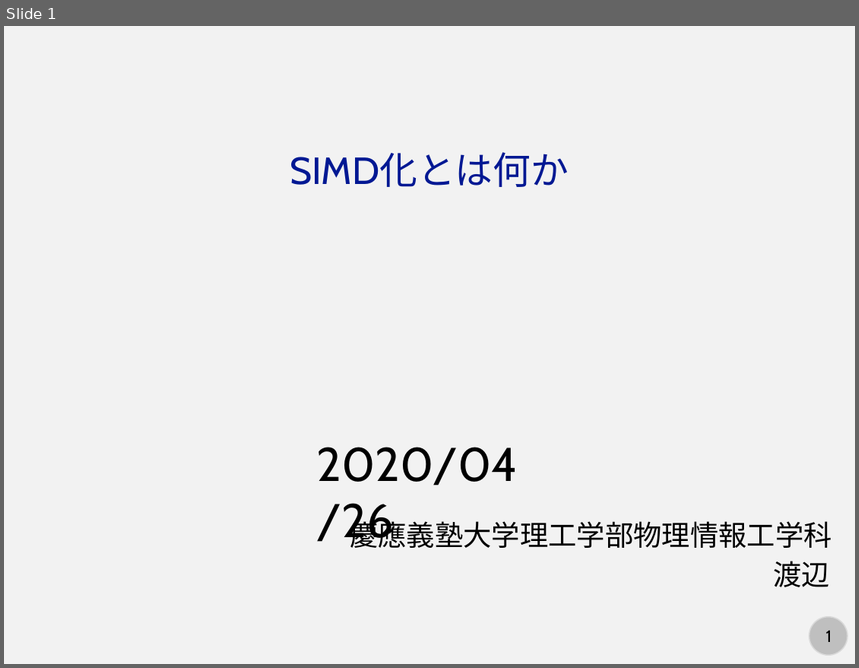
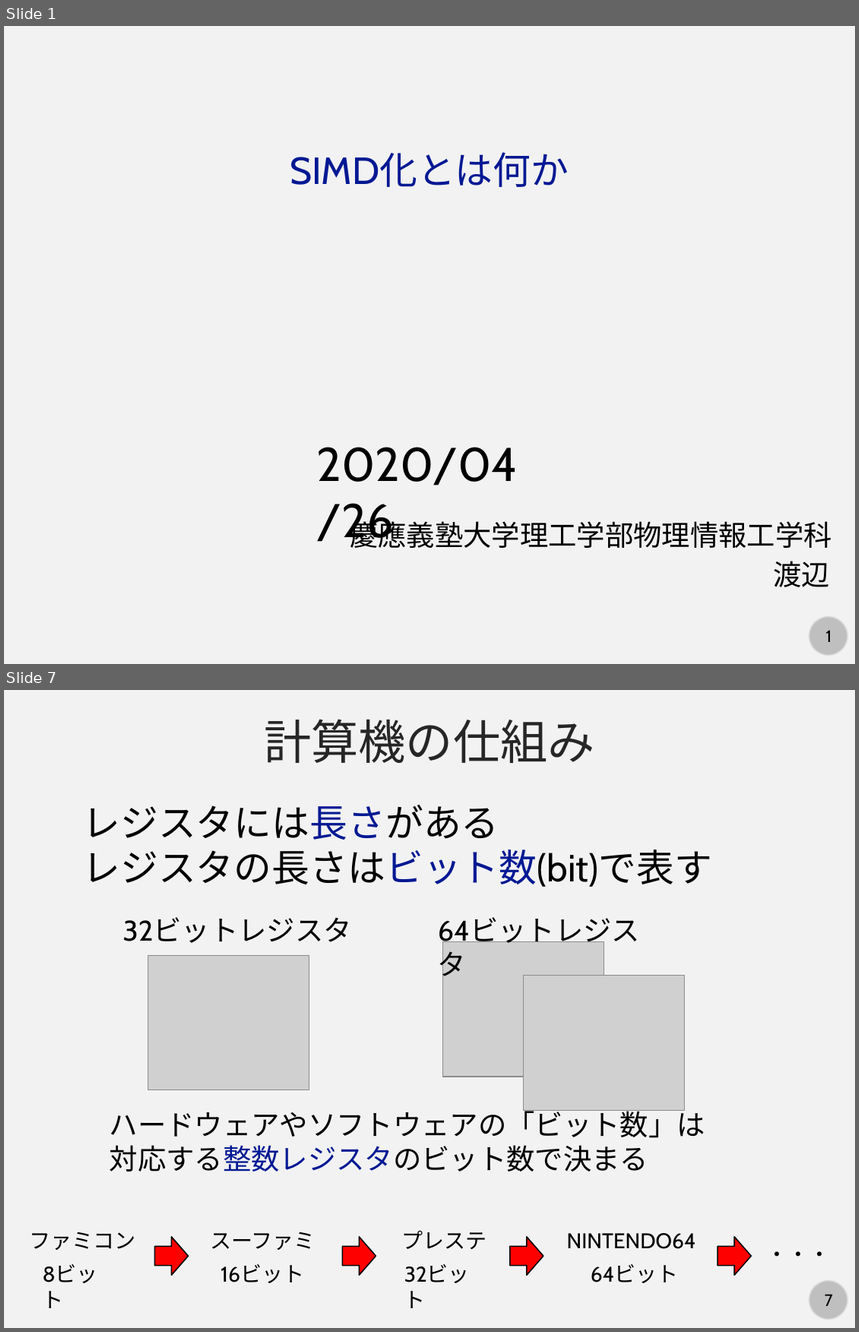
Before and after one commit to kaityo256/lab_startup, a slide deck: simd/fig/what_is_simd.pptx. Shown one above the other, each under a label of ours: slide 1 before the commit, slides 1 and 7 after it; the slides between them are not shown. The pictures are 859x668 and 859x1332 pixels, drawn with LibreOffice and Linux fonts; fonts in the diff are those of the drawing; grey boxes stand for pictures. Boxes give left, top, right and bottom in pixels: in the first picture for what was removed or moved away, otherwise in the second. Text is boxed around its words. In the diff, an @@ line names an element or a change of style, - is before the commit and + after.

```diff
--- a/simd/fig/what_is_simd.pptx
+++ b/simd/fig/what_is_simd.pptx
@@ slide 7 added at <box>4,690,855,1328</box>, background #F2F2F2; not listed: 2 template elements that a slide beside it also shows @@
@@ text added at <box>264,719,595,763</box>, 40 pt, text #262626 @@
+計算機の仕組み
@@ text added at <box>83,805,712,887</box>, 32 pt, text #000000 @@
+レジスタには長さがある
+レジスタの長さはビット数(bit)で表す
@@ text added at <box>123,917,351,943</box>, 24 pt, text #000000 @@
+32ビットレジスタ
@@ text added at <box>430,909,676,951</box>, 24 pt, text #000000 @@
+64ビットレジスタ
@@ picture added at <box>148,955,309,1090</box> @@
@@ picture added at <box>443,942,604,1076</box> @@
@@ picture added at <box>523,976,684,1110</box> @@
@@ text added at <box>110,1106,705,1172</box>, 24 pt, text #000000 @@
+ハードウェアやソフトウェアの「ビット数」は
+対応する整数レジスタのビット数で決まる
@@ text added at <box>29,1233,135,1250</box>, 18 pt, text #000000 @@
+ファミコン
@@ text added at <box>210,1233,315,1250</box>, 18 pt, text #000000 @@
+スーファミ
@@ text added at <box>402,1230,487,1249</box>, 18 pt, text #000000 @@
+プレステ
@@ text added at <box>567,1233,696,1249</box>, 18 pt, text #000000 @@
+NINTENDO64
@@ text added at <box>34,1257,126,1291</box>, 18 pt, text #000000 @@
+8ビット
@@ right arrow added at <box>154,1237,188,1276</box>, fill #FF0000, outline #000000 1 pt @@
@@ right arrow added at <box>343,1237,376,1276</box>, fill #FF0000, outline #000000 1 pt @@
@@ text added at <box>396,1257,500,1291</box>, 18 pt, text #000000 @@
+32ビット
@@ right arrow added at <box>509,1237,543,1276</box>, fill #FF0000, outline #000000 1 pt @@
@@ right arrow added at <box>718,1237,751,1276</box>, fill #FF0000, outline #000000 1 pt @@
@@ text added at <box>766,1252,830,1257</box>, 18 pt, text #000000 @@
+・・・
@@ text added at <box>221,1265,304,1284</box>, 18 pt, text #000000 @@
+16ビット
@@ text added at <box>591,1265,679,1284</box>, 18 pt, text #000000 @@
+64ビット
```
Also in this commit, not shown: 1 slide changed, 6 other slides added.
